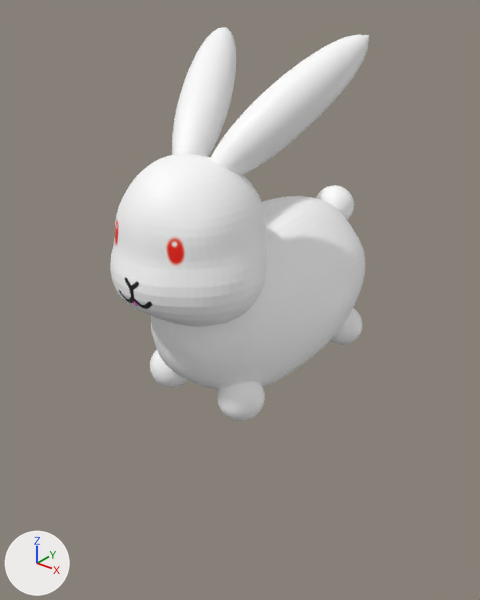
An edit to the glTF model model/usagi.gltf, drawn before and after from the same camera.
Camera for both pictures: a 50 mm lens placed at (5.22, -6.75, 16.99), pointed at (-0.22, 0.05, 12.78). Every picture has the same lights, and +X, +Y and +Z are marked at lower left. Both versions are drawn at frame 44 of the action 'うさちゃんAction.001'; the numbers are the values there. Vertices at the same position are counted once.

Names of what the first picture shows: 'うさちゃん'.
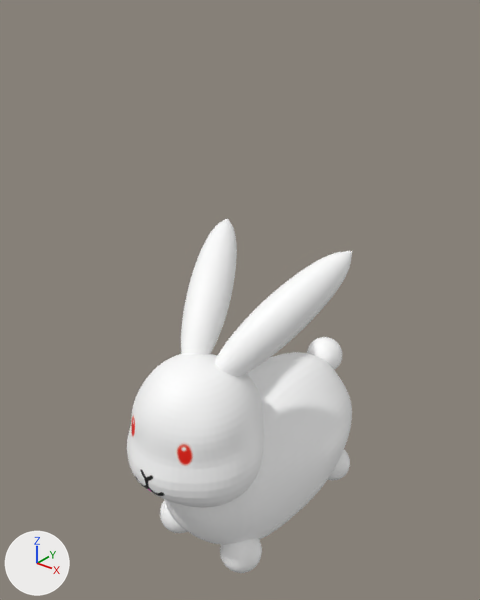
Where the change shows, as pixel boxes (x1, y1, x2, y2) in the pictures (480 x 600 px):
'うさちゃん', moved: before (110, 27, 369, 421); after (127, 218, 352, 573)

What changed in the scene script:
```text
Change me_メッシュ:
    where me_メッシュ.from_pydata(...)  # 17866 vertices, 35699 faces; spans x -0.59..0.59, y -1.09..1.24, z -0.99..1.34
    used by ob_うさちゃん; location = (0.0, 0.0, 13.68); scale = (2.01, 2.01, 2.01)
    me_メッシュ part 1: the whole mesh is moved by (0.0, 0.0, 1.0)
Change ob_うさちゃん:
    ob_うさちゃん.location: (0.0, 0.0, 13.68) -> (0.0, 0.0, 8.93)
```
